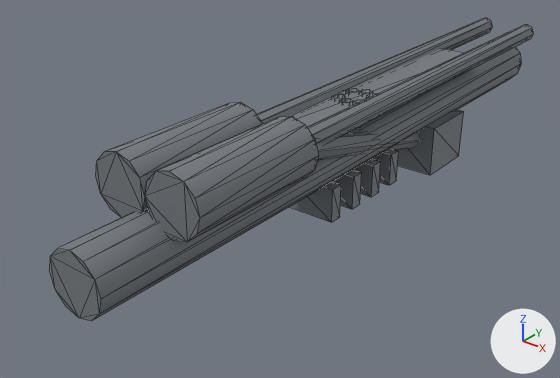
The glTF model prototype/assets/models/parts/ciws_barrel.glb as it was, and as the next commit left it.
Rendered twice from a camera (50 mm lens) standing at (0.569, -0.384, 0.423) and looking at (-0.064, 0.407, -0.067). Every picture has the same lights, and +X, +Y and +Z are marked at lower right. The first picture is the older version. Mesh edges are drawn as thin lines. Vertices at exactly the same position are counted once.

Objects in the first picture: 'ciws_barrel'.
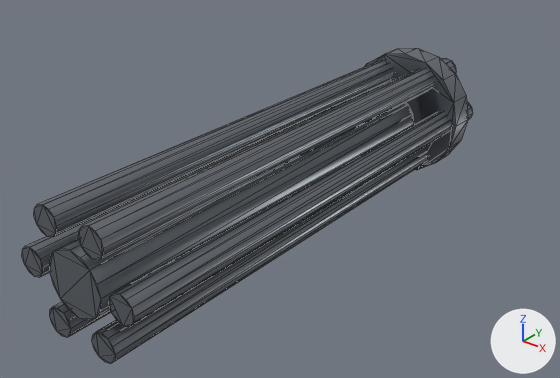
What differs and where, as boxes (x1, y1, x2, y2) in the pictures (560 x 378 px):
```json
{"object": "ciws_barrel", "change": "surface changed, reshaped", "before": [50, 18, 534, 321], "after": [22, 48, 473, 364], "on screen": "7% narrower"}
{"part": 1, "of": "me_ciws_barrel_mesh", "change": "added", "after": [109, 102, 473, 327]}
{"part": 2, "of": "me_ciws_barrel_mesh", "change": "added", "after": [78, 58, 456, 260]}
{"part": 3, "of": "me_ciws_barrel_mesh", "change": "added", "after": [34, 60, 394, 237]}
{"part": 4, "of": "me_ciws_barrel_mesh", "change": "added", "after": [22, 93, 365, 278]}
{"part": 5, "of": "me_ciws_barrel_mesh", "change": "added", "after": [50, 302, 111, 337]}
{"part": 6, "of": "me_ciws_barrel_mesh", "change": "added", "after": [92, 147, 428, 364]}
{"part": 7, "of": "me_ciws_barrel_mesh", "change": "added", "after": [365, 48, 468, 170]}
{"part": 8, "of": "me_ciws_barrel_mesh", "change": "deleted", "before": [96, 18, 534, 242]}
{"part": 9, "of": "me_ciws_barrel_mesh", "change": "reshaped", "before": [50, 47, 521, 321], "after": [50, 103, 414, 321]}
```

Scene script edits in JSON lines:
```json
{"op": "set", "path": "mat_ciws_barrel_mat.metallic", "old": "0.35", "new": "0.7"}
{"op": "set", "path": "mat_ciws_barrel_mat.roughness", "old": "0.72", "new": "0.35"}
{"block": "me_ciws_barrel_mesh", "where": "# used by ob_ciws_barrel; location = (0.0, 0.0, 0.0)"}
{"op": "remove", "block": "me_ciws_barrel_mesh", "code": "me_ciws_barrel_mesh.from_pydata(...)  # 278 vertices, 476 faces; spans x -0.08..0.08, y 0.0..1.0, z -0.1..0.1"}
{"op": "add", "block": "me_ciws_barrel_mesh", "code": "me_ciws_barrel_mesh.from_pydata(...)  # 208 vertices, 384 faces; spans x -0.095..0.095, y 0.0..0.7, z -0.095..0.095"}
{"block": "me_ciws_barrel_mesh", "change": "me_ciws_barrel_mesh part 1: a new loose piece, a 12-sided cylinder along y spanning x 0.052..0.088, y 0.0..0.7, z -0.018..0.018, in mat_ciws_barrel_mat (grey #7c8189)"}
{"block": "me_ciws_barrel_mesh", "change": "me_ciws_barrel_mesh part 2: a new loose piece, a 12-sided cylinder along y spanning x 0.017..0.053, y 0.0..0.7, z 0.043..0.079, in mat_ciws_barrel_mat (grey #7c8189)"}
{"block": "me_ciws_barrel_mesh", "change": "me_ciws_barrel_mesh part 3: a new loose piece, a 12-sided cylinder along y spanning x -0.053..-0.017, y 0.0..0.7, z 0.043..0.079, in mat_ciws_barrel_mat (grey #7c8189)"}
{"block": "me_ciws_barrel_mesh", "change": "me_ciws_barrel_mesh part 4: a new loose piece, a 12-sided cylinder along y spanning x -0.088..-0.052, y 0.0..0.7, z -0.018..0.018, in mat_ciws_barrel_mat (grey #7c8189)"}
{"block": "me_ciws_barrel_mesh", "change": "me_ciws_barrel_mesh part 5: a new loose piece, a 12-sided cylinder along y spanning x -0.053..-0.017, y 0.0..0.7, z -0.079..-0.043, in mat_ciws_barrel_mat (grey #7c8189)"}
{"block": "me_ciws_barrel_mesh", "change": "me_ciws_barrel_mesh part 6: a new loose piece, a 12-sided cylinder along y spanning x 0.017..0.053, y 0.0..0.7, z -0.079..-0.043, in mat_ciws_barrel_mat (grey #7c8189)"}
{"block": "me_ciws_barrel_mesh", "change": "me_ciws_barrel_mesh part 7: a new loose piece, a 16-sided cylinder along y spanning x -0.095..0.095, y 0.63..0.67, z -0.095..0.095, in mat_ciws_barrel_mat (grey #7c8189)"}
{"block": "me_ciws_barrel_mesh", "change": "me_ciws_barrel_mesh part 8: 16 loose pieces with 214 vertices, spanning x -0.08..0.08, y 0.1..1.0, z -0.1..0.1, are deleted"}
{"block": "me_ciws_barrel_mesh", "change": "me_ciws_barrel_mesh part 9"}
{"block": "me_ciws_barrel_mesh", "change": "60 vertices are removed from x -0.06..0.06, y 0.0..1.0, z -0.079..0.079"}
{"block": "me_ciws_barrel_mesh", "change": "112 faces are deleted"}
{"block": "me_ciws_barrel_mesh", "change": "16 vertices are added at x -0.04..0.04, y 0.0..0.6, z -0.04..0.04"}
{"block": "me_ciws_barrel_mesh", "change": "12 new vertices lie (0.0, 0.6, 0.0) away from vertices in x -0.037..0.037, y 0.0, z -0.037..0.037"}
{"block": "me_ciws_barrel_mesh", "change": "60 new faces join them"}
```
